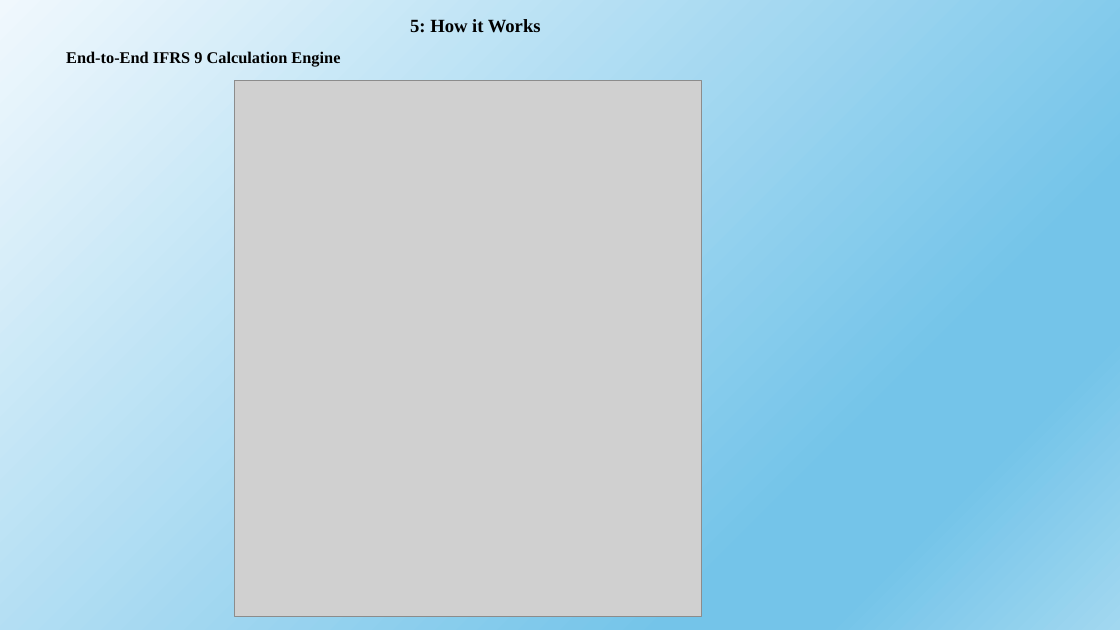
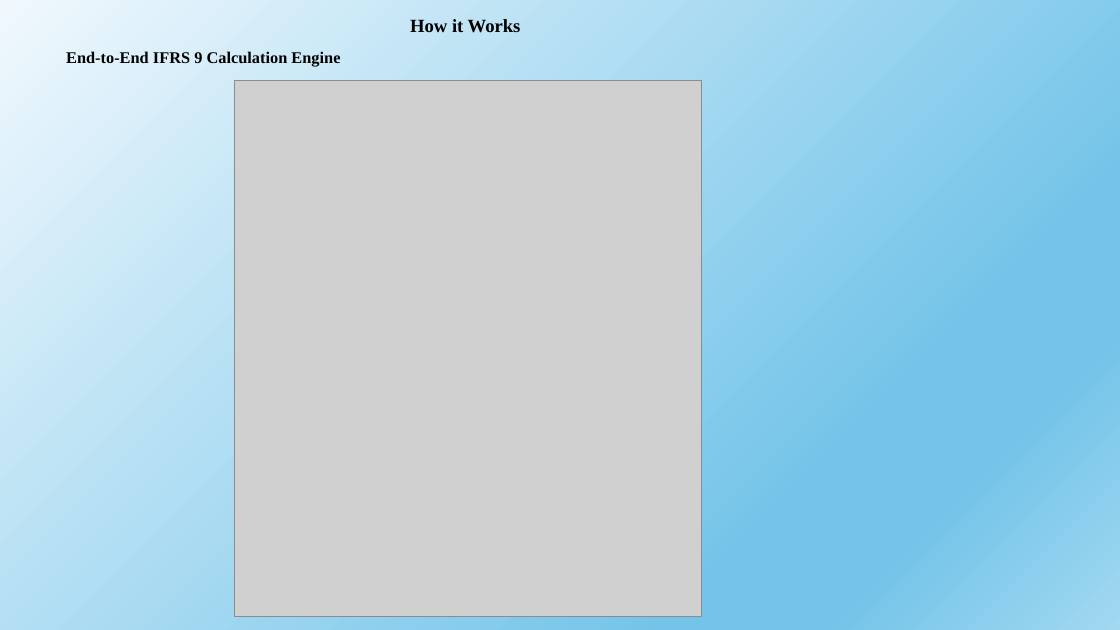
Before and after one commit to sampathkore4444/IFRS9-Engine, a slide deck: slide 5 of IFRS Engine.pptx. Drawn at 1120x630 pixels with LibreOffice and Linux fonts; fonts in the diff are those of the drawing; grey boxes stand for pictures. Boxes give left, top, right and bottom in pixels: in the first picture for what was removed or moved away, otherwise in the second. Text is boxed around its words. In the diff, an @@ line names an element or a change of style, - is before the commit and + after.

Commit message:
modified ppt slides

```diff
--- a/IFRS Engine.pptx
+++ b/IFRS Engine.pptx
@@ title at bbox=[410, 19, 521, 33]: text changed @@
-5: How it Works
+How it Works
```
Also in this commit, not shown: 1 other slide changed.
